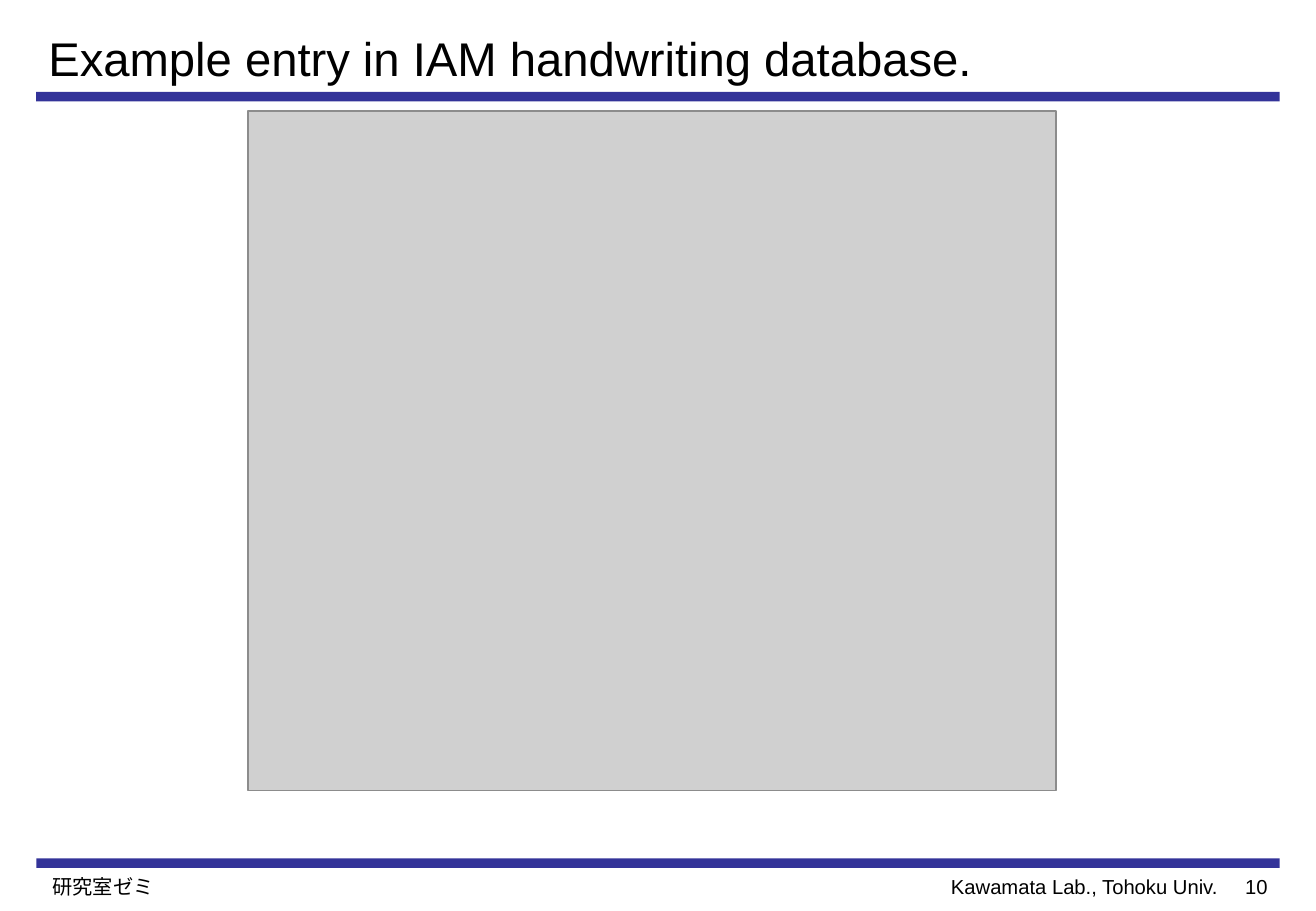
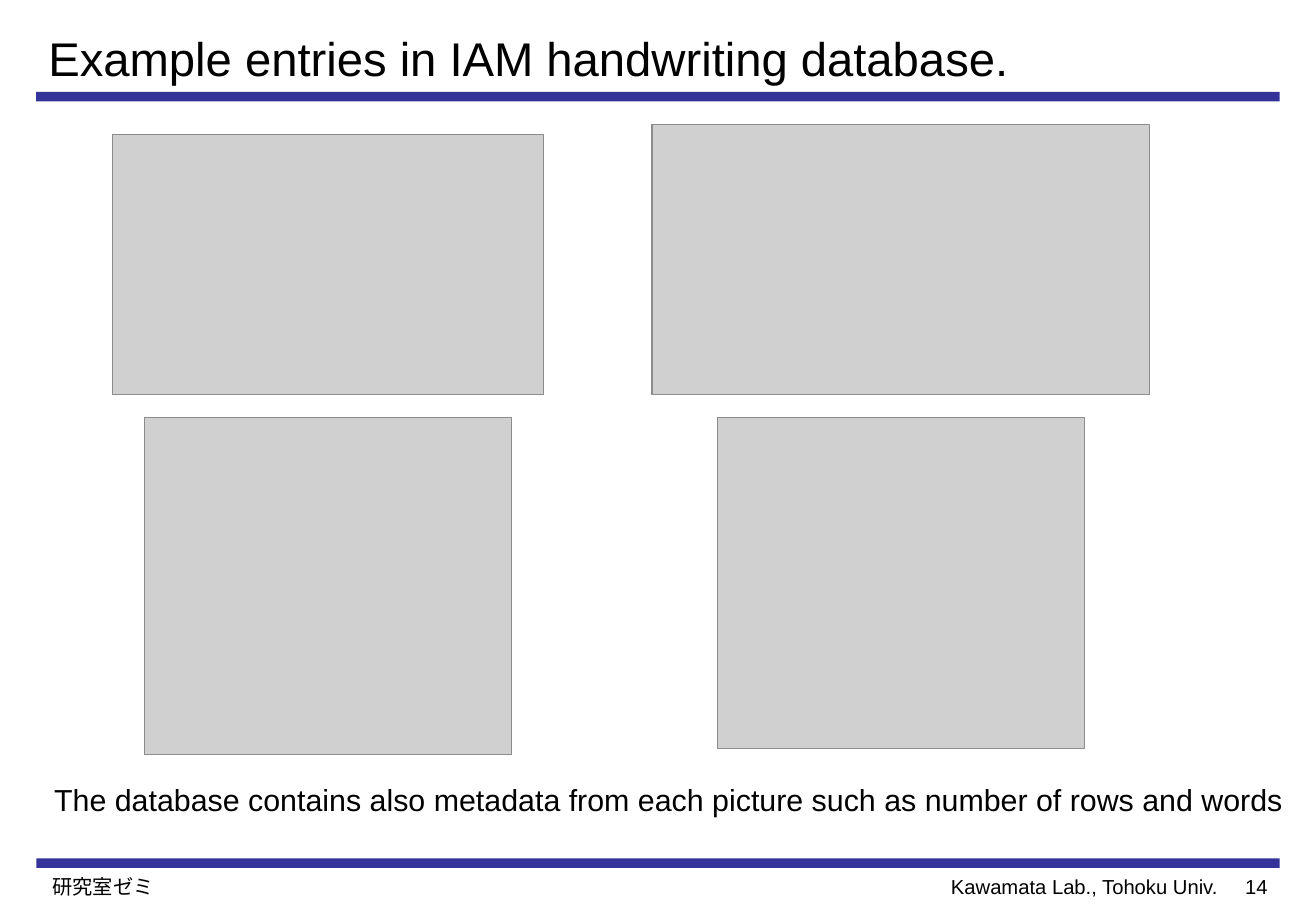
Before and after one commit to Perttu-/Handwriting-recognition, a slide deck: slide 15 of reports & presentations/seminar2/February_Seminar.pptx (slide 11 before the commit). Drawn at 1316x911 pixels with LibreOffice and Linux fonts; fonts in the diff are those of the drawing; grey boxes stand for pictures. Boxes give left, top, right and bottom in pixels: in the first picture for what was removed or moved away, otherwise in the second. Text is boxed around its words. In the diff, an @@ line names an element or a change of style, - is before the commit and + after.

```diff
--- a/reports & presentations/seminar2/February_Seminar.pptx
+++ b/reports & presentations/seminar2/February_Seminar.pptx
@@ title at (48,41,1008,86): text changed @@
-Example entry in IAM handwriting database.
+Example entries in IAM handwriting database.
@@ picture: place and size @@
-picture at (248,112,1056,791)
+picture at (113,135,543,395)
@@ picture added at (653,125,1150,395) @@
@@ picture added at (145,418,512,756) @@
@@ picture added at (717,418,1084,750) @@
@@ text added at (54,789,1282,817), 18 pt, text #000000 @@
+The database contains also metadata from each picture such as number of rows and words
@@ page number at (1245,880,1267,894): text changed @@
-10
+14
```
Also in this commit, not shown: 5 other slides changed, 7 slides added, 5 slides removed, 48 other files.
